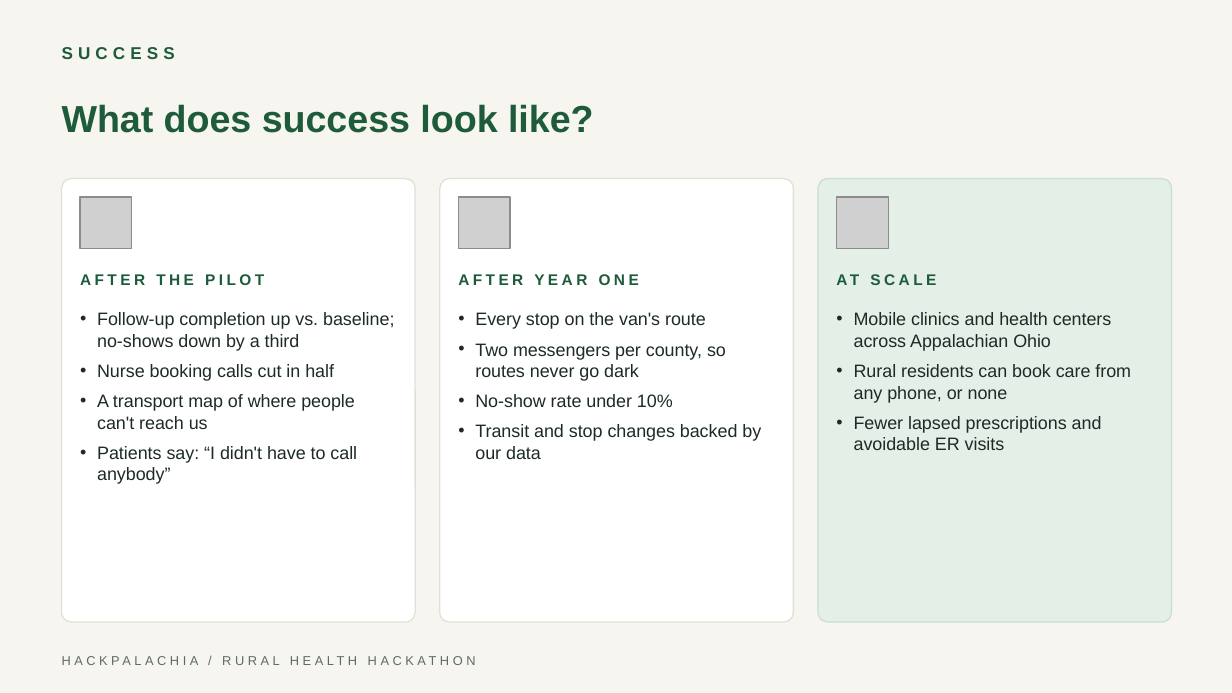
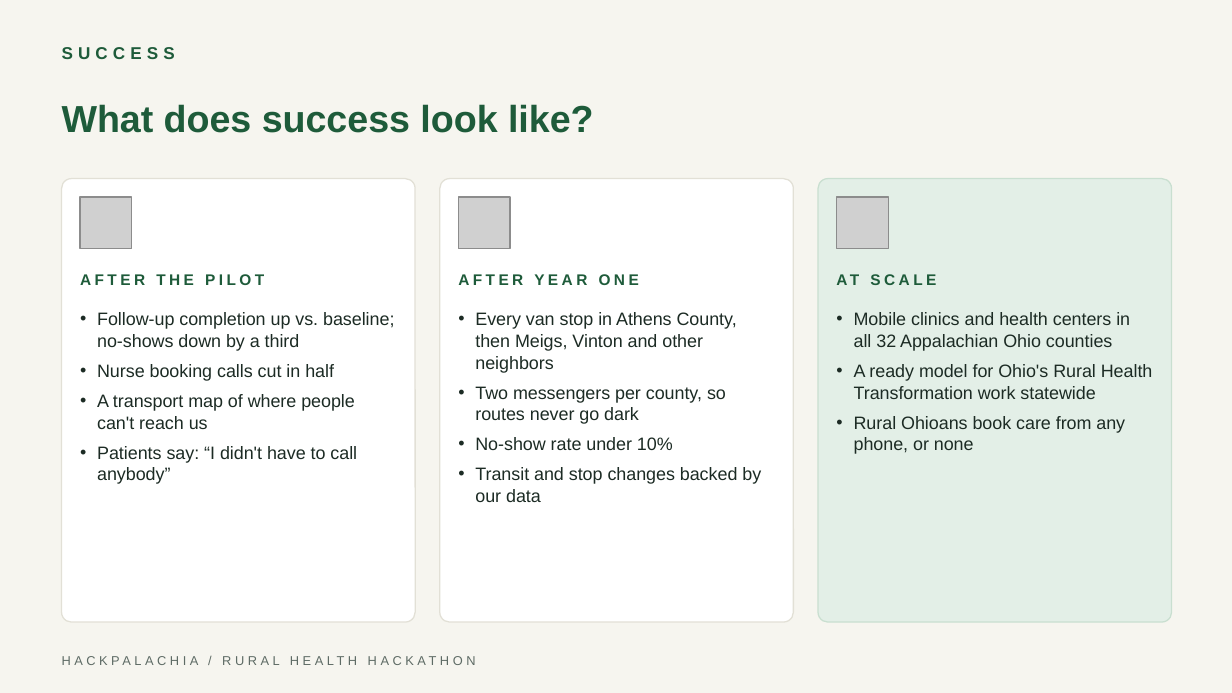
Before and after one commit to skylerfokine/book-without-calling, a slide deck: slide 8 of pitch/Book_Without_Calling_Pitch.pptx. Drawn at 1232x693 pixels with LibreOffice and Linux fonts; fonts in the diff are those of the drawing; grey boxes stand for pictures. Boxes give left, top, right and bottom in pixels: in the first picture for what was removed or moved away, otherwise in the second. Text is boxed around its words. In the diff, an @@ line names an element or a change of style, - is before the commit and + after.

```diff
--- a/pitch/Book_Without_Calling_Pitch.pptx
+++ b/pitch/Book_Without_Calling_Pitch.pptx
@@ text at (475, 312, 737, 373): text changed @@
-• Every stop on the van's route
+• Every van stop in Athens County, then Meigs, Vinton and other neighbors
@@ text at (854, 312, 1153, 454): text changed @@
-• Mobile clinics and health centers across Appalachian Ohio
-• Rural residents can book care from any phone, or none
-• Fewer lapsed prescriptions and avoidable ER visits
+• Mobile clinics and health centers in all 32 Appalachian Ohio counties
+• A ready model for Ohio's Rural Health Transformation work statewide
+• Rural Ohioans book care from any phone, or none
```
Also in this commit, not shown: 5 other slides changed, 1 other file.
